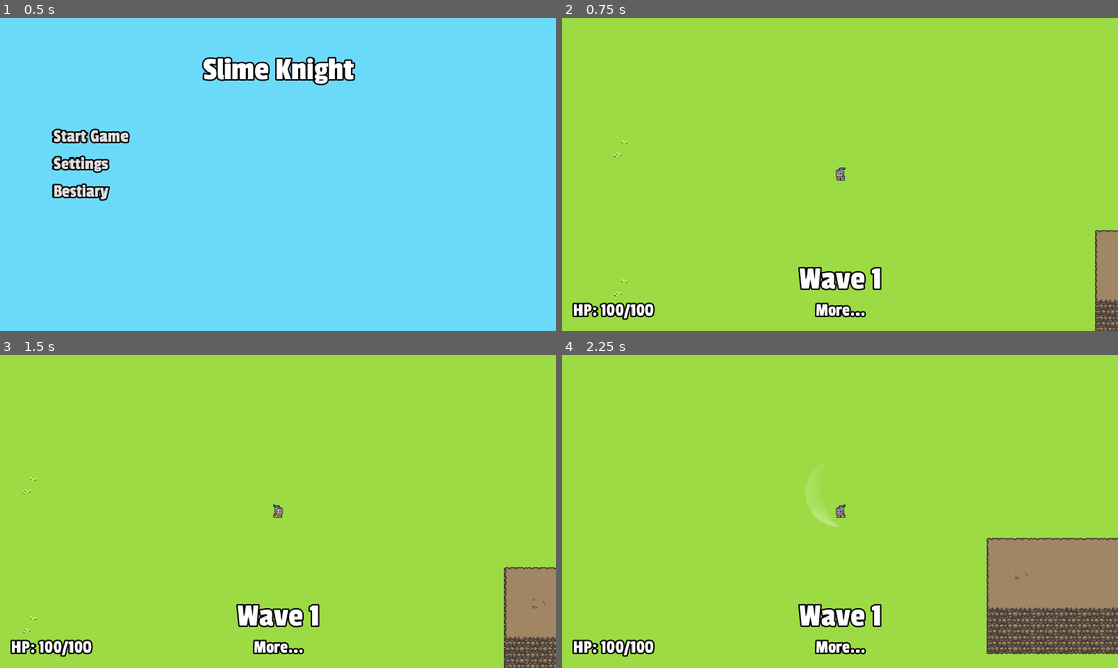
Above: before the commit, frames 1-4 (two rows, left to right).
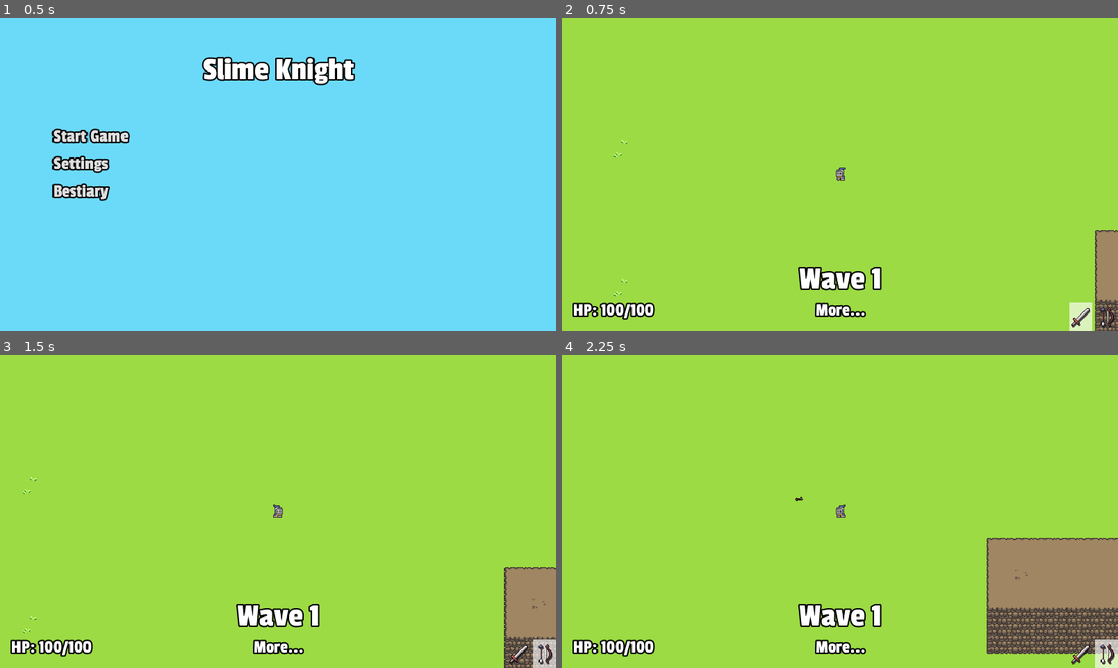
Above: after the commit, the same moments.

Repository: stuson/go-godot-4-game-jam
Game: Godot game, scene res://ui/MainMenu.tscn
Same seed, same stepped clock (60 frames per second), same inputs: the game is played once before the commit and once after it.
Inputs (mouse positions are in pixels of both pictures, inside the frame that each line leads up to):
- Up to frame 1 (0.5 s): no input
- Up to frame 2 (0.75 s): click "Start Game" at 0.5 s
- Up to frame 3 (1.5 s): tap Enter at 1.25 s; move the mouse to (400, 495) at 1.27 s; hold D (move_right) from 1.28 s (still down); tap Tab (cycle_weapon, bound only after the commit) at 1.35 s
- Up to frame 4 (2.25 s): move the mouse to (728, 527) at 2.02 s; release D (move_right) at 2.03 s; hold S (move_down) from 2.03 s (still down); click (728, 527) at 2.1 s

Frame 1 is identical in both runs. In frame 2, 0.5% of the frame differs, in the area x 91-100%, y 90-100%; in frame 3, 0.4%; in frame 4, 0.7%, in the area x 41-100%, y 37-100%.

Commit message:
Add weapon switching

Diff:
--- a/characters/player/Player.gd
+++ b/characters/player/Player.gd
@@ -10,6 +10,8 @@
 var roll_velocity = Vector2.ZERO
 var apply_blink_opacity = false
 var is_looking_right = true
+var weapons = []
+var weapon_idx = 0
 
 onready var on_hit_invincibility_timer = $OnHitInvicibilityTimer
 onready var blink_timer = $BlinkTimer
@@ -19,12 +21,16 @@
 onready var stats: Stats = $Stats
 
 signal player_died
+signal weapon_cycled
 
-export(PackedScene) var StartingWeapon
+export(Array, PackedScene) var StartingWeapons
 
 func _ready() -> void:
-    equipped_weapon = StartingWeapon.instance()
-    add_child(equipped_weapon)
+    for StartingWeapon in StartingWeapons:
+        var weapon = StartingWeapon.instance()
+        weapons.append(weapon)
+        add_child(weapon)
+    equipped_weapon = weapons[0]
 
 func _physics_process(delta: float) -> void:
     # Move
@@ -41,6 +47,9 @@
     # Roll
     if can_roll and not rolling and Input.is_action_just_pressed("roll"):
         start_roll()
+
+    if Input.is_action_just_pressed("cycle_weapon"):
+        cycle_weapon()
 
     if rolling:
         velocity = roll_velocity
@@ -65,6 +74,11 @@
         if Input.is_action_pressed("attack"):
             equipped_weapon.attack(get_global_mouse_position())
     move_and_slide(velocity)
+
+func cycle_weapon() -> void:
+    weapon_idx = (weapon_idx + 1) % weapons.size()
+    equipped_weapon = weapons[weapon_idx]
+    emit_signal("weapon_cycled", weapon_idx)
 
 func start_roll():
     can_roll = false
--- a/characters/player/Player.tscn
+++ b/characters/player/Player.tscn
@@ -1,10 +1,11 @@
-[gd_scene load_steps=49 format=2]
+[gd_scene load_steps=50 format=2]
 
 [ext_resource path="res://characters/Stats.tscn" type="PackedScene" id=1]
 [ext_resource path="res://characters/player/weapons/sword/Sword.tscn" type="PackedScene" id=2]
 [ext_resource path="res://characters/player/Player.gd" type="Script" id=3]
 [ext_resource path="res://assets/Player/percival_.png" type="Texture" id=4]
 [ext_resource path="res://characters/player/PlayerMaterial.tres" type="Material" id=5]
+[ext_resource path="res://characters/player/weapons/bow/Bow.tscn" type="PackedScene" id=6]
 
 [sub_resource type="AtlasTexture" id=9]
 atlas = ExtResource( 4 )
@@ -210,13 +211,12 @@
 [node name="Player" type="KinematicBody2D"]
 collision_layer = 2
 script = ExtResource( 3 )
-StartingWeapon = ExtResource( 2 )
+StartingWeapons = [ ExtResource( 2 ), ExtResource( 6 ) ]
 
 [node name="AnimatedSprite" type="AnimatedSprite" parent="."]
 material = ExtResource( 5 )
 frames = SubResource( 8 )
 animation = "default_r"
-frame = 3
 playing = true
 offset = Vector2( 0, -4 )
 
--- a/project.godot
+++ b/project.godot
@@ -147,6 +147,11 @@
 "events": [ Object(InputEventKey,"resource_local_to_scene":false,"resource_name":"","device":0,"alt":false,"shift":false,"control":false,"meta":false,"command":false,"pressed":false,"scancode":0,"physical_scancode":16777217,"unicode":0,"echo":false,"script":null)
  ]
 }
+cycle_weapon={
+"deadzone": 0.5,
+"events": [ Object(InputEventKey,"resource_local_to_scene":false,"resource_name":"","device":0,"alt":false,"shift":false,"control":false,"meta":false,"command":false,"pressed":false,"scancode":0,"physical_scancode":16777218,"unicode":0,"echo":false,"script":null)
+ ]
+}
 
 [layer_names]
 
--- a/ui/hud/HUD.gd
+++ b/ui/hud/HUD.gd
@@ -5,9 +5,12 @@
 onready var enemies_remaining_label = $WaveInfoContainer/EnemiesRemainingLabel
 onready var player: Node2D = get_tree().get_nodes_in_group("Player")[0]
 onready var spawn_manager: Node = get_tree().get_nodes_in_group("SpawnManager")[0]
+onready var weapon_icons = $Weapons.get_children()
+onready var switch_weapon_sfx = $SwitchWeaponSfx
 
 func _ready() -> void:
     player.get_node("Stats").connect("hp_changed", self, "_on_Player_Stats_hp_changed")
+    player.connect("weapon_cycled", self, "_on_Player_weapon_cycled")
     spawn_manager.connect("new_wave_spawned", self, "_on_SpawnManager_new_wave_spawned")
     spawn_manager.connect("enemies_to_kill_updated", self, "_on_SpawnManager_enemies_to_kill_updated")
 
@@ -23,3 +26,11 @@
         enemies_remaining_label.text = "More..."
     else:
         enemies_remaining_label.text = "Enemies Remaining: %s" % enemies_to_kill
+
+func _on_Player_weapon_cycled(weapon_idx) -> void:
+    for weapon_icon in weapon_icons:
+        weapon_icon.get_node("SelectionBG").visible = false
+    weapon_icons[weapon_idx].get_node("SelectionBG").visible = true
+    randomize()
+    switch_weapon_sfx.pitch_scale = rand_range(0.9, 1.1)
+    switch_weapon_sfx.play()
--- a/ui/hud/HUD.tscn
+++ b/ui/hud/HUD.tscn
@@ -1,8 +1,18 @@
-[gd_scene load_steps=4 format=2]
+[gd_scene load_steps=8 format=2]
 
 [ext_resource path="res://assets/HudFont.tres" type="DynamicFont" id=1]
 [ext_resource path="res://ui/hud/HUD.gd" type="Script" id=2]
 [ext_resource path="res://assets/HudFont_Large.tres" type="DynamicFont" id=3]
+[ext_resource path="res://assets/#2 - Transparent Icons & Drop Shadow.png" type="Texture" id=4]
+[ext_resource path="res://assets/sound/clicky button 4.wav" type="AudioStream" id=5]
+
+[sub_resource type="AtlasTexture" id=1]
+atlas = ExtResource( 4 )
+region = Rect2( 32, 160, 32, 32 )
+
+[sub_resource type="AtlasTexture" id=2]
+atlas = ExtResource( 4 )
+region = Rect2( 96, 192, 32, 32 )
 
 [node name="HUD" type="CanvasLayer" groups=["HUD"]]
 script = ExtResource( 2 )
@@ -45,3 +55,40 @@
 custom_fonts/font = ExtResource( 1 )
 text = "More..."
 align = 1
+
+[node name="Weapons" type="HBoxContainer" parent="."]
+anchor_left = 1.0
+anchor_top = 1.0
+anchor_right = 1.0
+anchor_bottom = 1.0
+margin_left = -68.0
+margin_top = -40.0
+
+[node name="Sword" type="TextureRect" parent="Weapons"]
+margin_right = 32.0
+margin_bottom = 40.0
+texture = SubResource( 1 )
+stretch_mode = 4
+
+[node name="SelectionBG" type="ColorRect" parent="Weapons/Sword"]
+show_behind_parent = true
+anchor_right = 1.0
+anchor_bottom = 1.0
+color = Color( 1, 1, 1, 0.647059 )
+
+[node name="Bow" type="TextureRect" parent="Weapons"]
+margin_left = 36.0
+margin_right = 68.0
+margin_bottom = 40.0
+texture = SubResource( 2 )
+stretch_mode = 4
+
+[node name="SelectionBG" type="ColorRect" parent="Weapons/Bow"]
+visible = false
+show_behind_parent = true
+anchor_right = 1.0
+anchor_bottom = 1.0
+color = Color( 1, 1, 1, 0.647059 )
+
+[node name="SwitchWeaponSfx" type="AudioStreamPlayer" parent="."]
+stream = ExtResource( 5 )
Binary file added: assets/#2 - Transparent Icons & Drop Shadow.png
Not shown, added: assets/#2 - Transparent Icons & Drop Shadow.png.import
Not shown, added: assets/sound/clicky button 4.wav.import
Not shown, added: assets/sound/clicky button 4.wav
